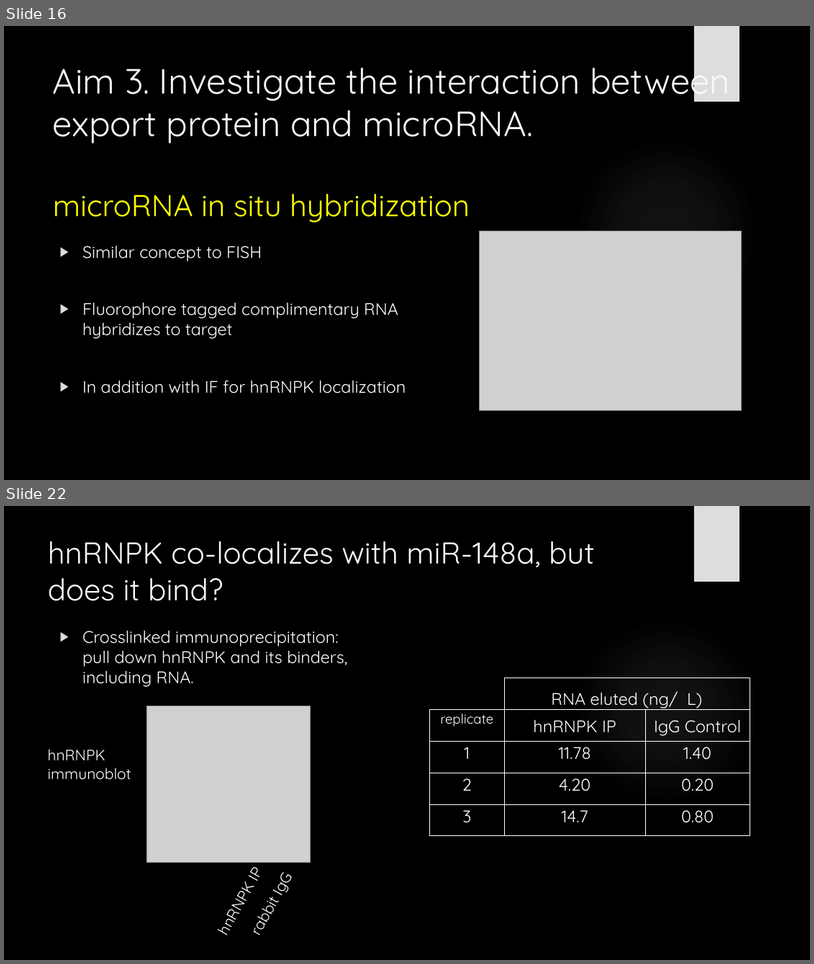
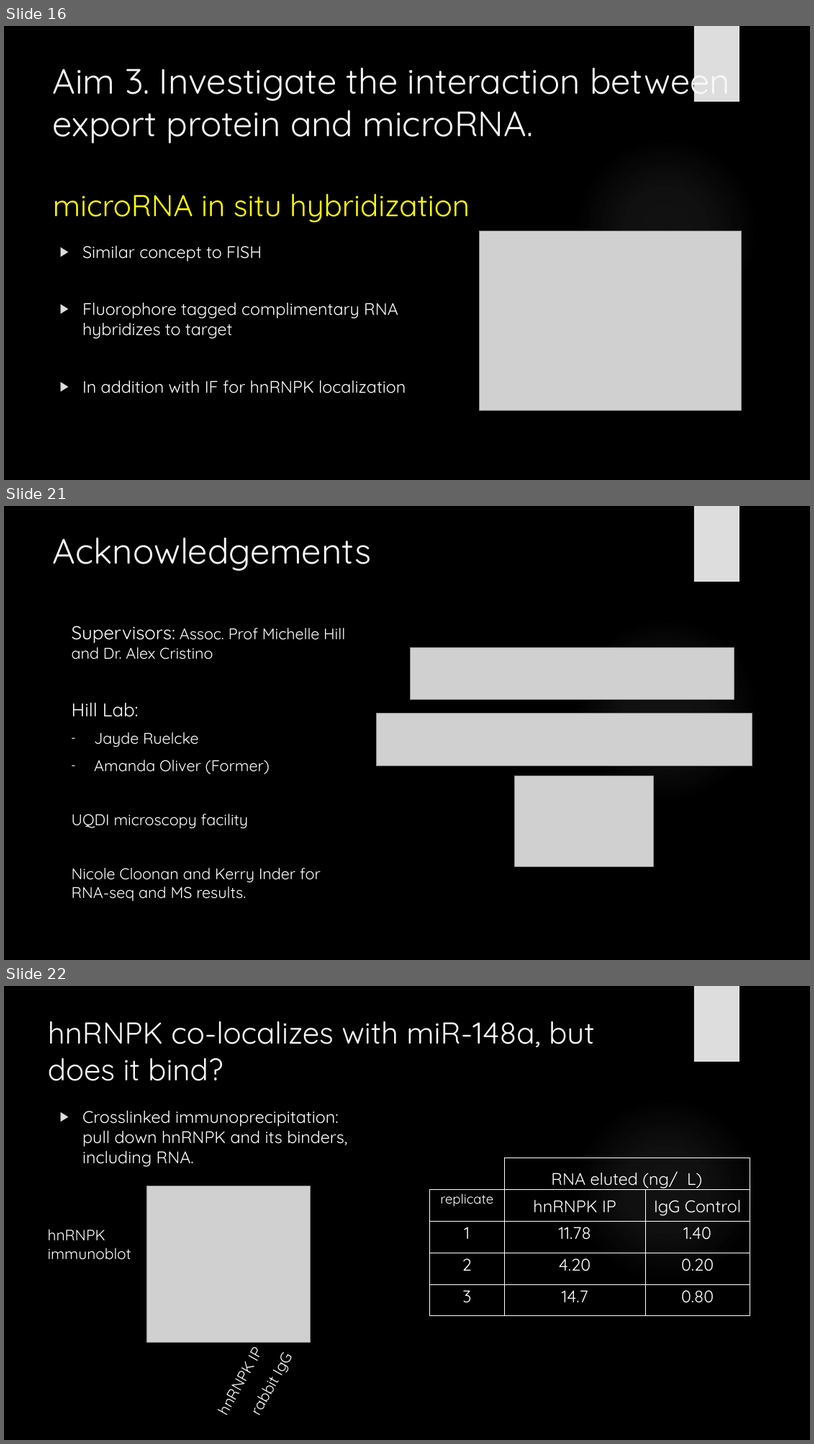
Before and after one commit to HarleyRobinson/Honours2, a slide deck: SeminarSlides.pptx. Shown one above the other, each under a label of ours: slides 16 and 22 before the commit, slides 16, 21 and 22 after it; the slides between them are not shown. The pictures are 814x964 and 814x1444 pixels, drawn with LibreOffice and Linux fonts; fonts in the diff are those of the drawing; grey boxes stand for pictures; background and template pictures are left out. Boxes give left, top, right and bottom in pixels: in the first picture for what was removed or moved away, otherwise in the second. Text is boxed around its words. In the diff, an @@ line names an element or a change of style, - is before the commit and + after.

```diff
--- a/SeminarSlides.pptx
+++ b/SeminarSlides.pptx
@@ slide 21 added at (4,506,810,960), background #000000; not listed: 2 template elements that a slide beside it also shows @@
@@ title added at (53,537,371,571), 42 pt, text #F8F8F8 @@
+Acknowledgements
@@ text added at (72,626,345,901), 18.5 pt, text #FFFFFF @@
+Supervisors: Assoc. Prof Michelle Hill and Dr. Alex Cristino
+Hill Lab:
+– Jayde Ruelcke
+– Amanda Oliver (Former)
+UQDI microscopy facility
+Nicole Cloonan and Kerry Inder for RNA-seq and MS results.
@@ picture added at (411,648,734,700) @@
@@ picture added at (377,713,752,766) @@
@@ picture added at (515,776,654,867) @@
```
Also in this commit, not shown: 6 slides changed, 1 slide removed, 17 other files.
